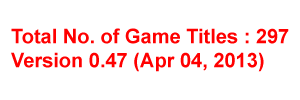
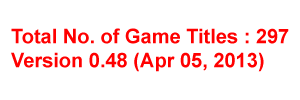
Revision of a layered 300px x 100px image; what changed, layer by layer:
renamed "Total No. of Game Titles : 297 Version 0.47 (Apr 04, 2013)" to "Total No. of Game Titles : 297 Version 0.48 (Apr 05, 2013)", painted on it over [117, 52, 202, 68]
